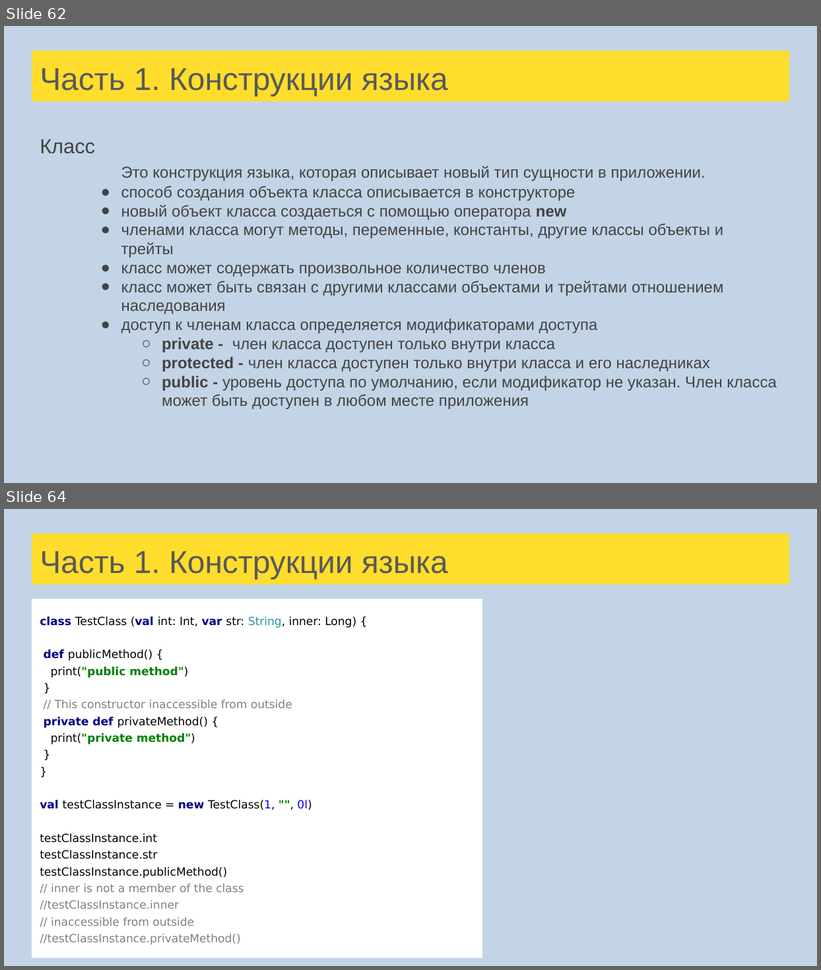
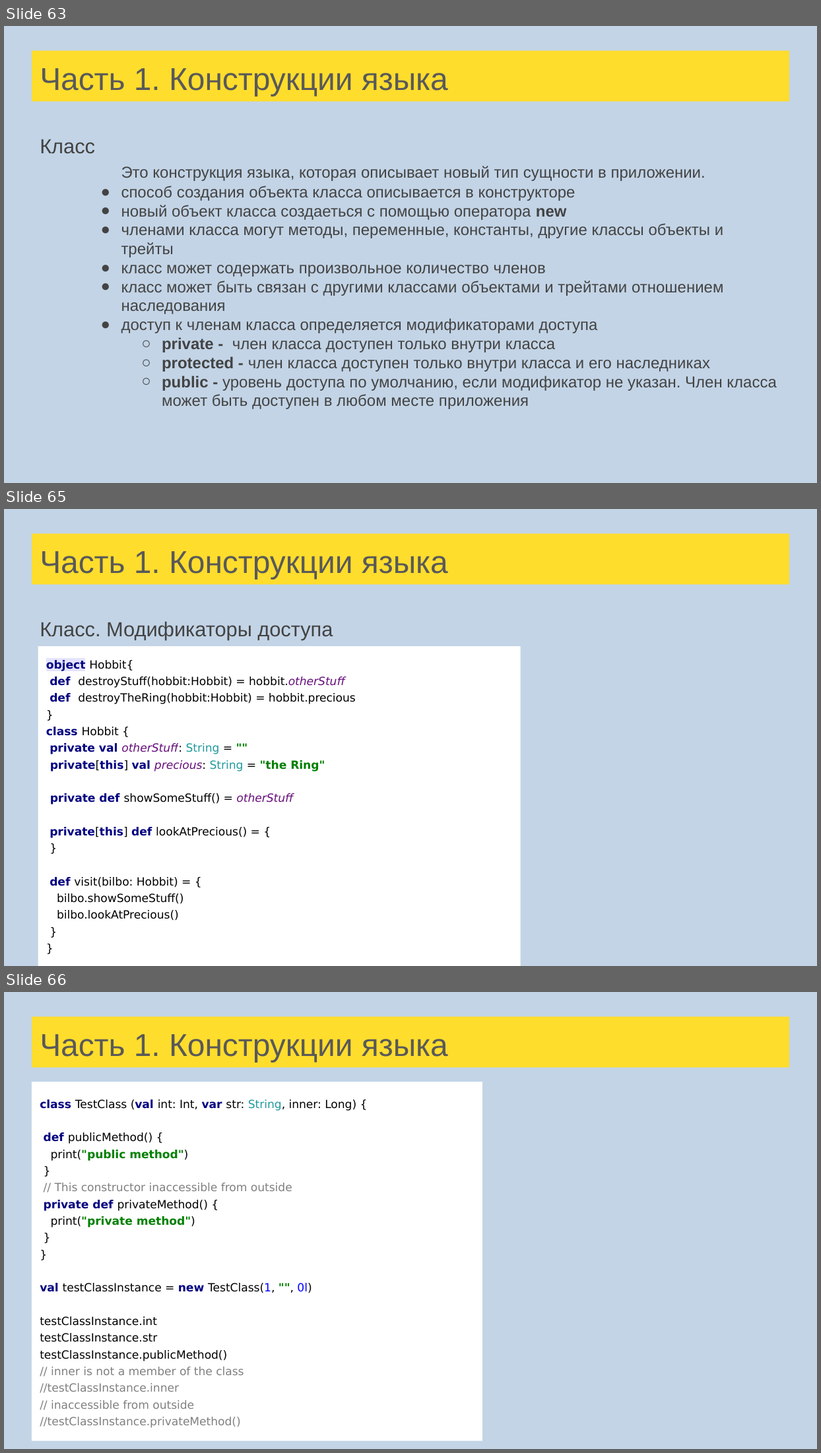
Before and after one commit to cybernetic10/Scala, a slide deck: src/main/resources/Лекции Scala для FinTech.pptx. Shown one above the other, each under a label of ours: slides 62 and 64 before the commit, slides 63, 65 and 66 after it; the slides between them are not shown. The pictures are 821x970 and 821x1453 pixels, drawn with LibreOffice and Linux fonts; fonts in the diff are those of the drawing. Boxes give left, top, right and bottom in pixels: in the first picture for what was removed or moved away, otherwise in the second. Text is boxed around its words. In the diff, an @@ line names an element or a change of style, - is before the commit and + after.

```diff
--- a/src/main/resources/Лекции Scala для FinTech.pptx
+++ b/src/main/resources/Лекции Scala для FinTech.pptx
@@ slide 65 added at bbox=[4, 509, 817, 966], background #C3D4E6 @@
@@ title added at bbox=[32, 533, 789, 585], fill #FFDD2D, 28 pt, text #595959 @@
+Часть 1. Конструкции языка
@@ text added at bbox=[40, 621, 333, 640], 18 pt, text #434343 @@
+Класс. Модификаторы доступа
@@ rectangle added at bbox=[38, 646, 520, 966], fill #FFFFFF, 10 pt, text #000000 @@
+object Hobbit{
+def destroyStuff(hobbit:Hobbit) = hobbit.otherStuff
+def destroyTheRing(hobbit:Hobbit) = hobbit.precious
+}
+class Hobbit {
+private val otherStuff: String = ""
+private[this] val precious: String = "the Ring"
+private def showSomeStuff() = otherStuff
+private[this] def lookAtPrecious() = {
+}
+def visit(bilbo: Hobbit) = {
+bilbo.showSomeStuff()
+bilbo.lookAtPrecious()
+}
+}
@@ what was slide 62 is now slide 63 @@
@@ what was slide 64 is now slide 66 @@
```
Also in this commit, not shown: 5 slides changed, 26 other slides added, 1 slide removed, 31 other files.
